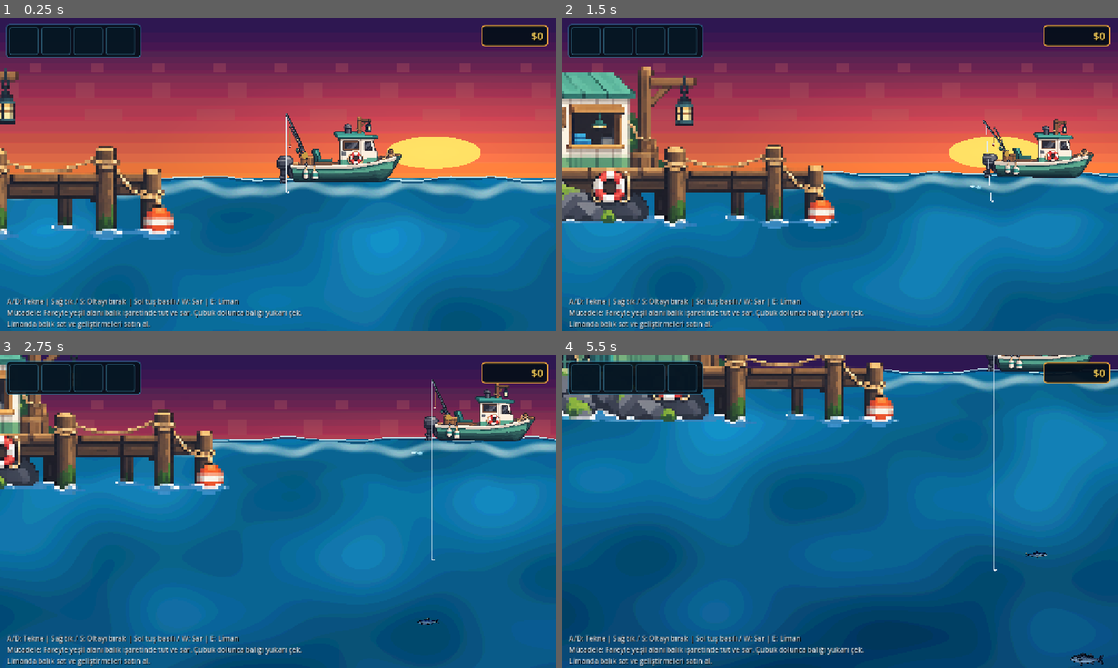
Above: before the commit, frames 1-4 (two rows, left to right).
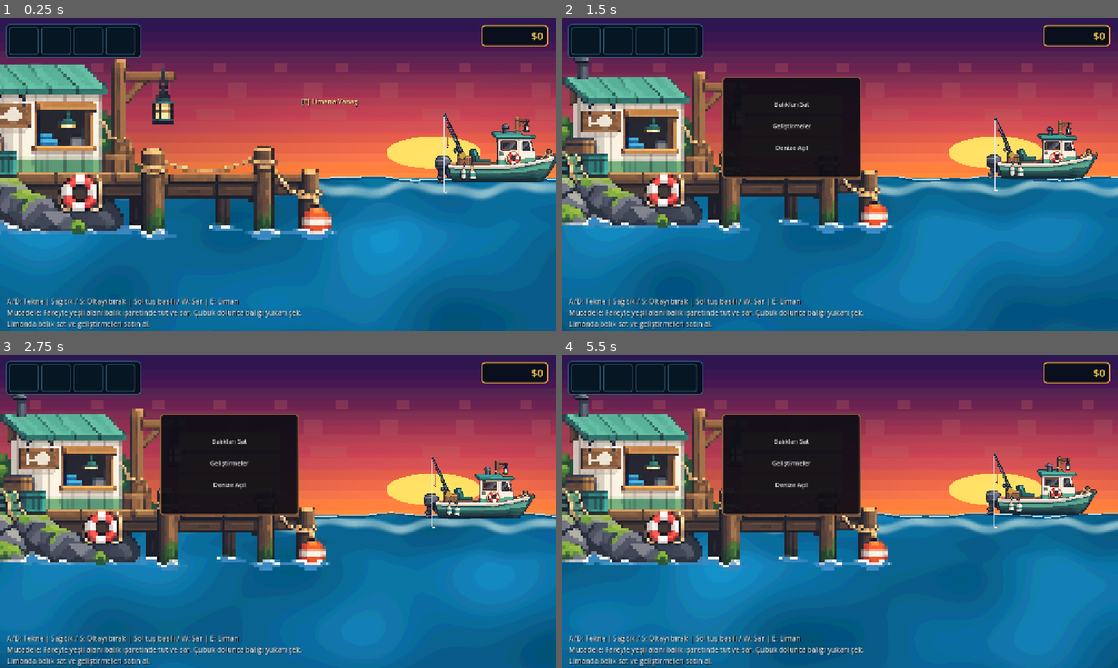
Above: after the commit, the same moments.

Repository: mirackayademir/TinyFisher
Game: Godot game, scene res://scenes/world.tscn
Two runs of this game, one before a commit and one after it. Both use one fixed random seed, a clock stepped at 60 frames per second and the inputs below.
Inputs (mouse positions are in pixels of both pictures, inside the frame that each line leads up to):
- Up to frame 1 (0.25 s): no input
- Up to frame 2 (1.5 s): move the mouse to (962, 158) at 0.52 s; hold D (move_right) 0.53-1.28 s; tap E (dock) at 0.6, 1.35 s; click (962, 158) at 0.67 s; move the mouse to (728, 190) at 1.27 s; hold S from 1.28 s (still down)
- Up to frame 3 (2.75 s): move the mouse to (333, 442) at 2.02 s; release S at 2.03 s; hold D (move_right) from 2.03 s (still down); tap E (dock) at 2.1 s
- Up to frame 4 (5.5 s): move the mouse to (812, 574) at 2.77 s; release D (move_right) at 2.78 s; hold W 2.78-3.53 s; tap E (dock) every 0.75 s from 2.85 to 5.1 s; click (812, 574) at 2.92 s; move the mouse to (1006, 558) at 3.52 s; hold A (move_left) 3.53-5.03 s; move the mouse to (673, 464) at 4.27 s; move the mouse to (867, 511) at 5.02 s; hold S from 5.03 s (still down); click (867, 511) at 5.17 s

The runs differ from the first frame. In frame 1, 23% of the frame differs, in the area x 0-100%, y 13-71%; in frame 2, 28%; in frame 3, 59%; in frame 4, 82%, in the area x 0-100%, y 0-100%.

Commit message:
Fix harbor docking interaction without changing harbor size

Diff:
--- a/scenes/world.gd
+++ b/scenes/world.gd
@@ -71,25 +71,25 @@
 
 
 func _setup_harbor() -> void:
-	# Limanı küçük bir dekor değil, ekranın sol tarafını dolduran ana üs olarak göster.
-	# Kullanıcının işaretlediği yaklaşık alanı kaplayacak şekilde öncekinin belirgin biçimde üstüne çıkarıldı.
+	# Liman boyutuna dokunma: onaylanan büyük ölçek aynen kalır.
 	dock_sprite.scale = Vector2(7.8, 7.8)
 	dock_sprite.position = Vector2(310.0, 250.0)
 
 	# Büyüyen limanın iskelesinin içine tekne giremez; yalnızca sağdaki yanaşma bölgesine kadar gelir.
 	boat.min_world_x = 790.0
 
-	# Yanaşma / geliştirme alanı yeni liman boyutuna göre sağ tarafa taşındı ve genişletildi.
-	dock_collision.position = Vector2(900.0, 335.0)
+	# Tekne sprite/collision merkezi kendi node kökünden sağa ofsetli olduğu için eski DockArea
+	# teknenin gerçek çarpışma gövdesine değmiyordu. Görsel limana dokunmadan sadece etkileşim alanını
+	# teknenin yanaşma noktasını kapsayacak şekilde sağa alıp genişletiyoruz.
+	dock_collision.position = Vector2(1120.0, 335.0)
 	var dock_shape := dock_collision.shape as RectangleShape2D
 	if dock_shape != null:
-		dock_shape.size = Vector2(440.0, 220.0)
+		dock_shape.size = Vector2(700.0, 240.0)
 
 	dock_prompt.position = Vector2(770.0, 145.0)
 	dock_prompt.size = Vector2(270.0, 38.0)
 	dock_prompt.add_theme_font_size_override("font_size", 18)
 
-	# Büyük limanla birlikte geliştirme ekranı da daha rahat okunacak ölçüde büyütüldü.
 	upgrade_menu.position = Vector2(330.0, 42.0)
 	upgrade_menu.size = Vector2(620.0, 430.0)
 
